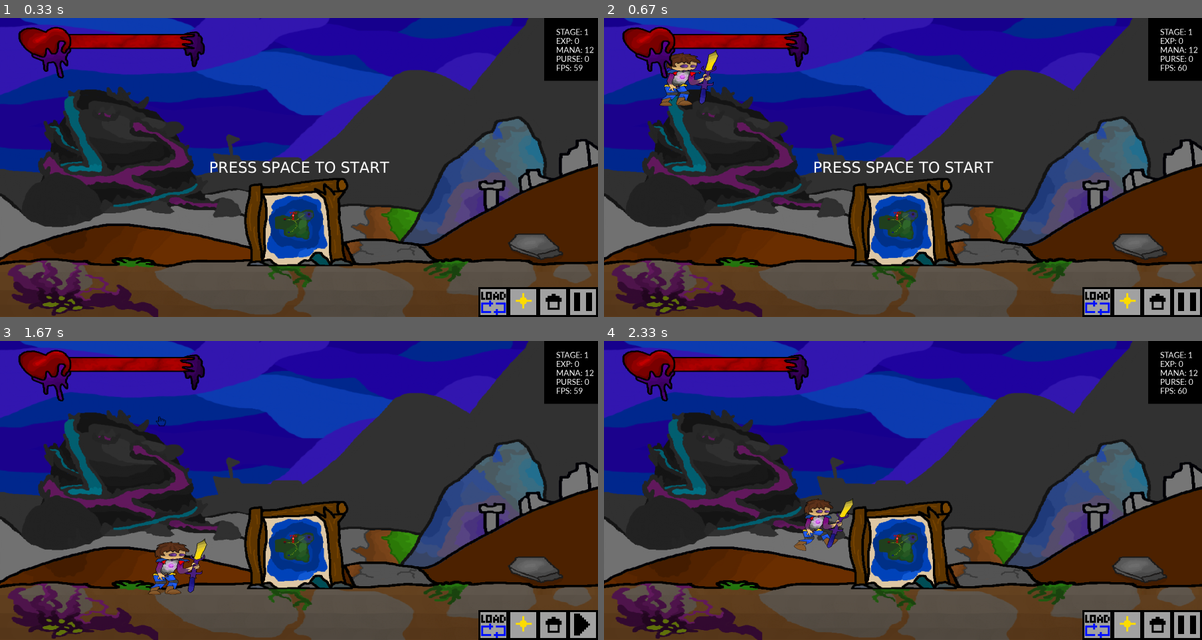
Above: before the commit, frames 1-4 (two rows, left to right).
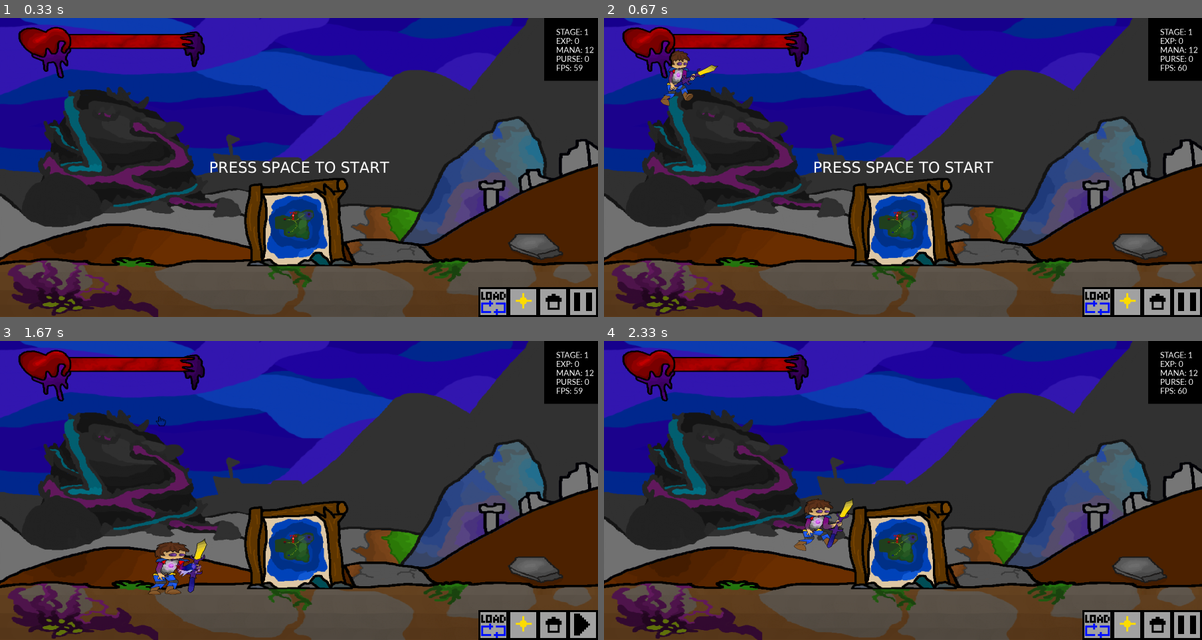
Above: after the commit, the same moments.

Repository: lolbit511/moribus-test-
Game: pygame game, started from Moribus/main.py
Same seed, same stepped clock (60 frames per second), same inputs: the game is played once before the commit and once after it.
Inputs (mouse positions are in pixels of both pictures, inside the frame that each line leads up to):
- Up to frame 1 (0.33 s): no input
- Up to frame 2 (0.67 s): click "PRESS SPACE TO START" at 0.38 s
- Up to frame 3 (1.67 s): hold Right 0.67-1.13 s; tap Space at 0.73, 1.03 s; click (580, 625) at 1.22 s; click (161, 421) at 1.55 s
- Up to frame 4 (2.33 s): click (1172, 625) at 1.88 s; hold Right from 2.17 s (still down); tap Space at 2.23 s

Frame 1 is identical in both runs. In frame 2, 0.9% of the frame differs, in the area x 9-20%, y 10-30%; in frame 3, 0.1%; in frame 4, nothing differs.

Commit message:
basic att fixed
bug fixed: basic attack spawn location fixed

Diff:
--- a/Moribus/main.py
+++ b/Moribus/main.py
@@ -1011,18 +1011,18 @@
                             pygame.transform.scale(pygame.image.load("images/swing2.png"),(int(WIDTH * 0.08), int(HEIGHT * 0.08))),
                             pygame.transform.scale(pygame.image.load("images/swing3.png"),(int(WIDTH * 0.08), int(HEIGHT * 0.08)))]
 
-        if self.direction == "RIGHT":
+        if self.direction == "RIGHT": # resizing
             self.image = pygame.transform.flip(pygame.image.load("images/swing1.png"), True, False)
-            self.image = pygame.transform.scale(self.image, (int(WIDTH * 0.08), int(HEIGHT * 0.08)))
+            self.image = pygame.transform.scale(self.image, (int(WIDTH * 0.13), int(HEIGHT * 0.13)))
         else:
             self.image = pygame.image.load("images/swing1.png")
-            self.image = pygame.transform.scale(self.image, (int(WIDTH * 0.08), int(HEIGHT * 0.08)))
+            self.image = pygame.transform.scale(self.image, (int(WIDTH * 0.13), int(HEIGHT * 0.13)))
         self.rect = self.image.get_rect(center=player.pos)
 
-        if self.direction == "RIGHT":
-            self.rect.x = player.pos.x + int(WIDTH*0.05)
+        if self.direction == "RIGHT": # spawning object left or right of the player
+            self.rect.x = player.pos.x - int(WIDTH*0.03)
         else:
-            self.rect.x = player.pos.x - int(WIDTH*0.01)
+            self.rect.x = player.pos.x - int(WIDTH*0.05)
         self.rect.y = player.pos.y - int(HEIGHT*0.08)
 
     def attack(self):
